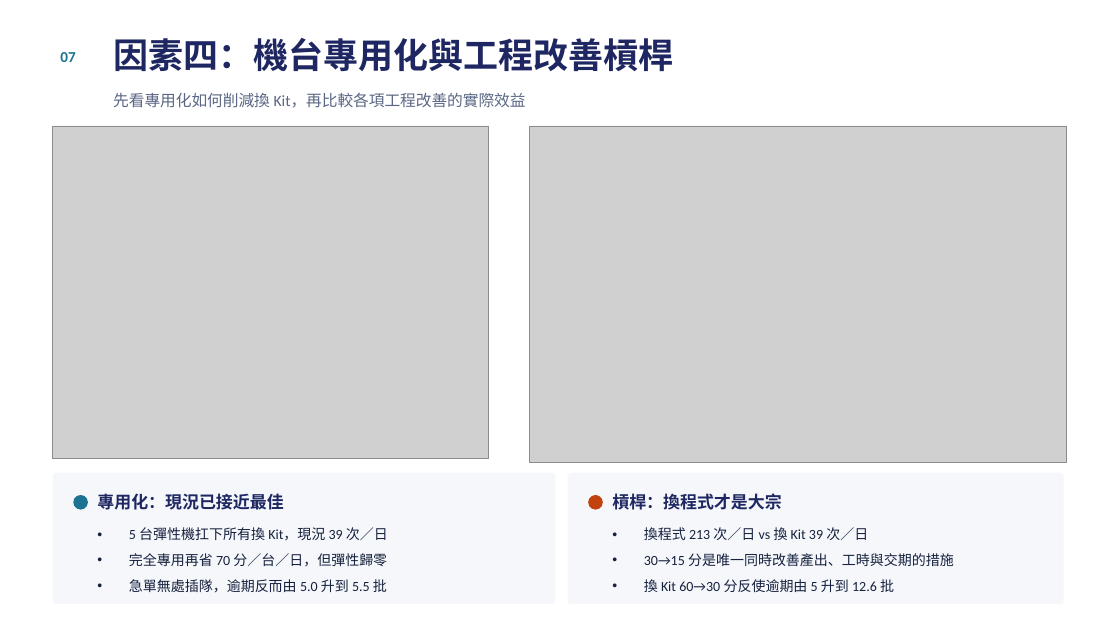
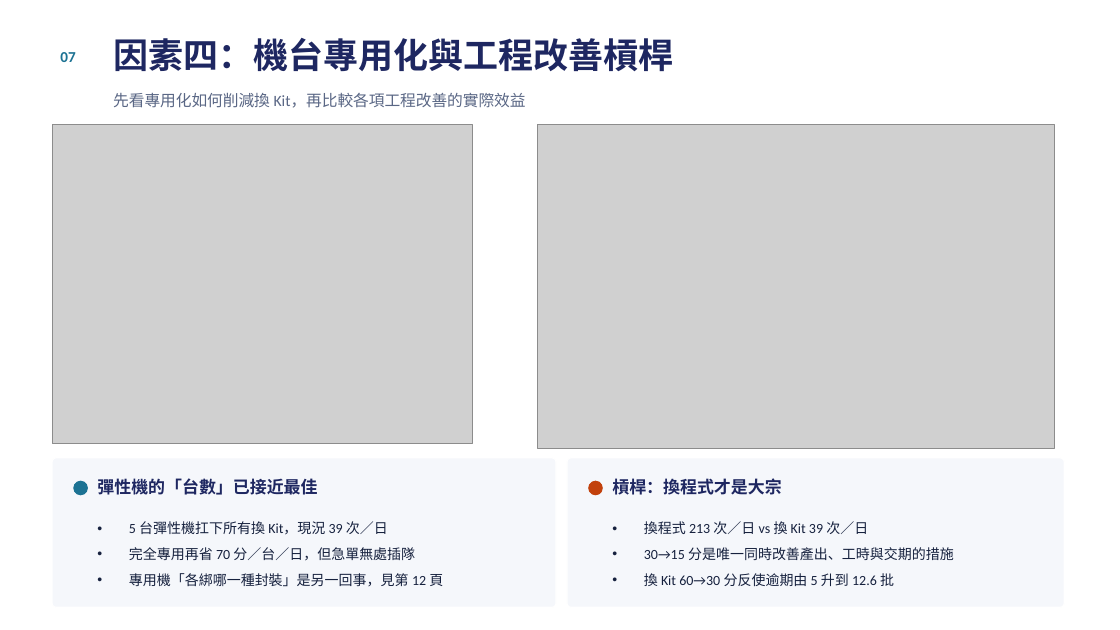
Before and after one commit to cnshow2025/my-factory, a slide deck: slide 8 of docs/測試排程分析報告.pptx. Drawn at 1120x630 pixels with LibreOffice and Linux fonts; fonts in the diff are those of the drawing; grey boxes stand for pictures. Boxes give left, top, right and bottom in pixels: in the first picture for what was removed or moved away, otherwise in the second. Text is boxed around its words. In the diff, an @@ line names an element or a change of style, - is before the commit and + after.

```diff
--- a/docs/測試排程分析報告.pptx
+++ b/docs/測試排程分析報告.pptx
@@ picture: place and size @@
-picture at box(52, 126, 489, 459)
+picture at box(52, 124, 472, 444)
@@ picture: place and size @@
-picture at box(529, 126, 1067, 463)
+picture at box(538, 124, 1054, 448)
@@ rounded rectangle: place and size @@
-rounded rectangle at box(52, 472, 556, 605)
+rounded rectangle at box(52, 458, 556, 607)
@@ rounded rectangle at box(52, 458, 556, 607): proportions changed @@
@@ text at box(97, 478, 317, 495): text changed @@
-專用化：現況已接近最佳
+彈性機的「台數」已接近最佳
@@ rounded rectangle at box(567, 458, 1065, 607): proportions changed @@
@@ rounded rectangle: place and size @@
-rounded rectangle at box(567, 472, 1065, 605)
+rounded rectangle at box(567, 458, 1065, 607)
@@ 2 ellipses, 1 text: place and size @@
-2 ellipses, 1 text at box(74, 493, 781, 510)
+2 ellipses, 1 text at box(74, 478, 781, 495)
@@ text "換程式 213 次／日 vs 換 ...": place and size @@
-text "換程式 213 次／日 vs 換 ..." at box(644, 527, 954, 592)
+text "換程式 213 次／日 vs 換 ..." at box(644, 521, 954, 586)
@@ text at box(129, 547, 443, 587): text changed @@
-• 完全專用再省 70 分／台／日，但彈性歸零
-• 急單無處插隊，逾期反而由 5.0 升到 5.5 批
+• 完全專用再省 70 分／台／日，但急單無處插隊
+• 專用機「各綁哪一種封裝」是另一回事，見第 12 頁
```
Also in this commit, not shown: 6 other slides changed, 3 other files.
